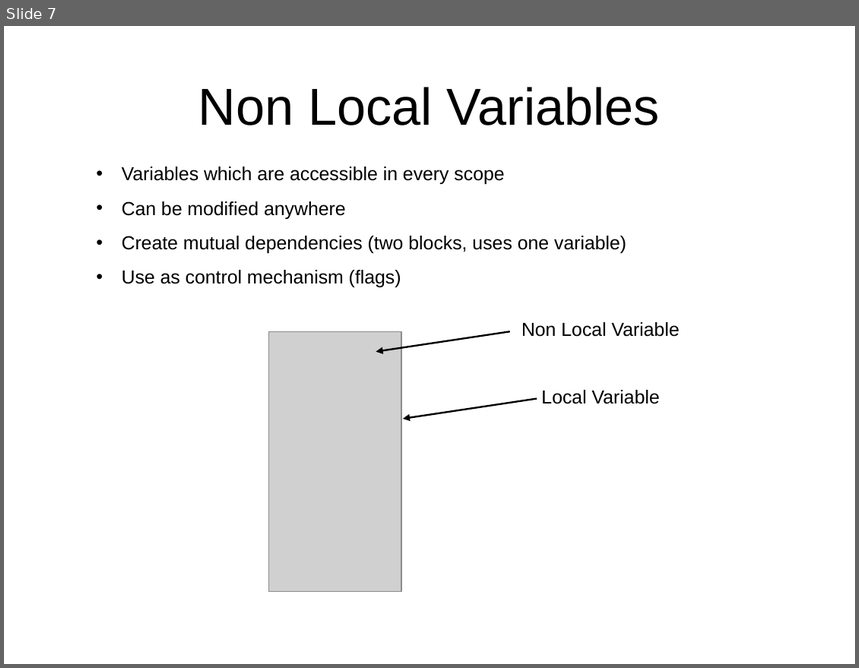
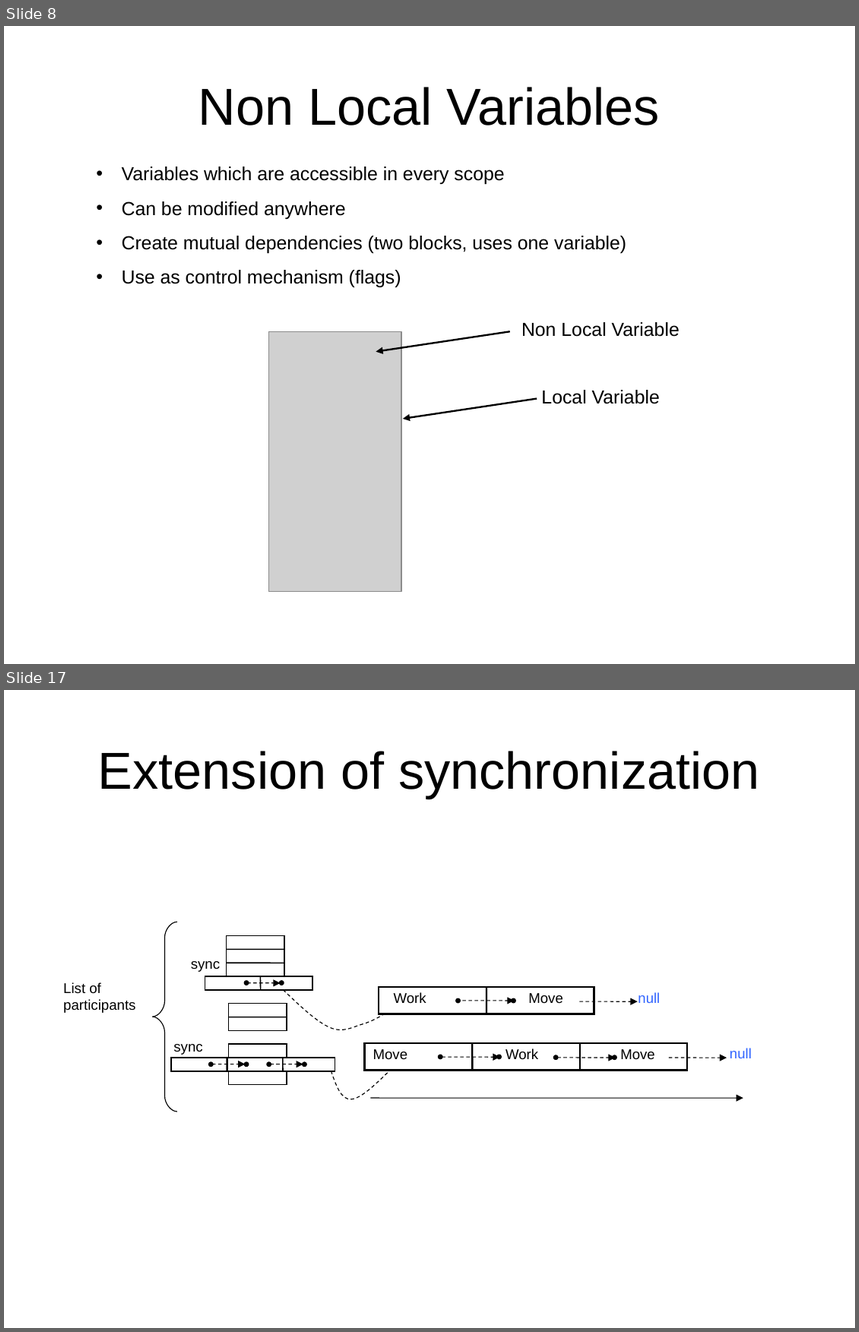
Before and after one commit to isurup/kalle-martin-group, a slide deck: SSE2/slides/2 Translation.ppt. Shown one above the other, each under a label of ours: slide 7 before the commit, slides 8 and 17 after it; the slides between them are not shown. The pictures are 859x668 and 859x1332 pixels, drawn with LibreOffice and Linux fonts; fonts in the diff are those of the drawing; grey boxes stand for pictures. Boxes give left, top, right and bottom in pixels: in the first picture for what was removed or moved away, otherwise in the second. Text is boxed around its words. In the diff, an @@ line names an element or a change of style, - is before the commit and + after.

```diff
--- a/SSE2/slides/2 Translation.ppt
+++ b/SSE2/slides/2 Translation.ppt
@@ slide 17 added at (x1=4, y1=690, x2=855, y2=1328), background #FFFFFF @@
@@ title added at (x1=98, y1=751, x2=759, y2=799), 44 pt, text #000000 @@
+Extension of synchronization
@@ group added at (x1=63, y1=923, x2=752, y2=1113): 12 lines, 12 ellipses, 10 texts, 9 rectangles, 9 arrows, 3 freeform shapes @@
+sync
+sync
+Work
+Move
+Move
+Work
+Move
+null
+null
+List of participants
@@ what was slide 7 is now slide 8 @@
```
Also in this commit, not shown: 11 other slides added, 1 slide removed.
